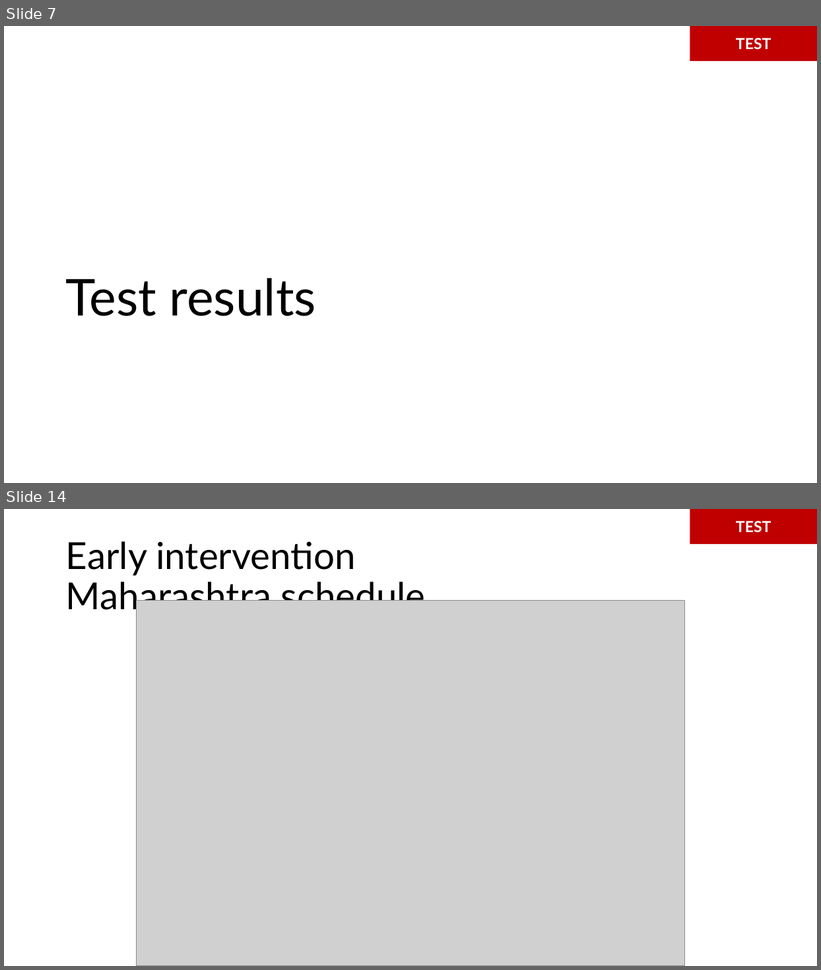
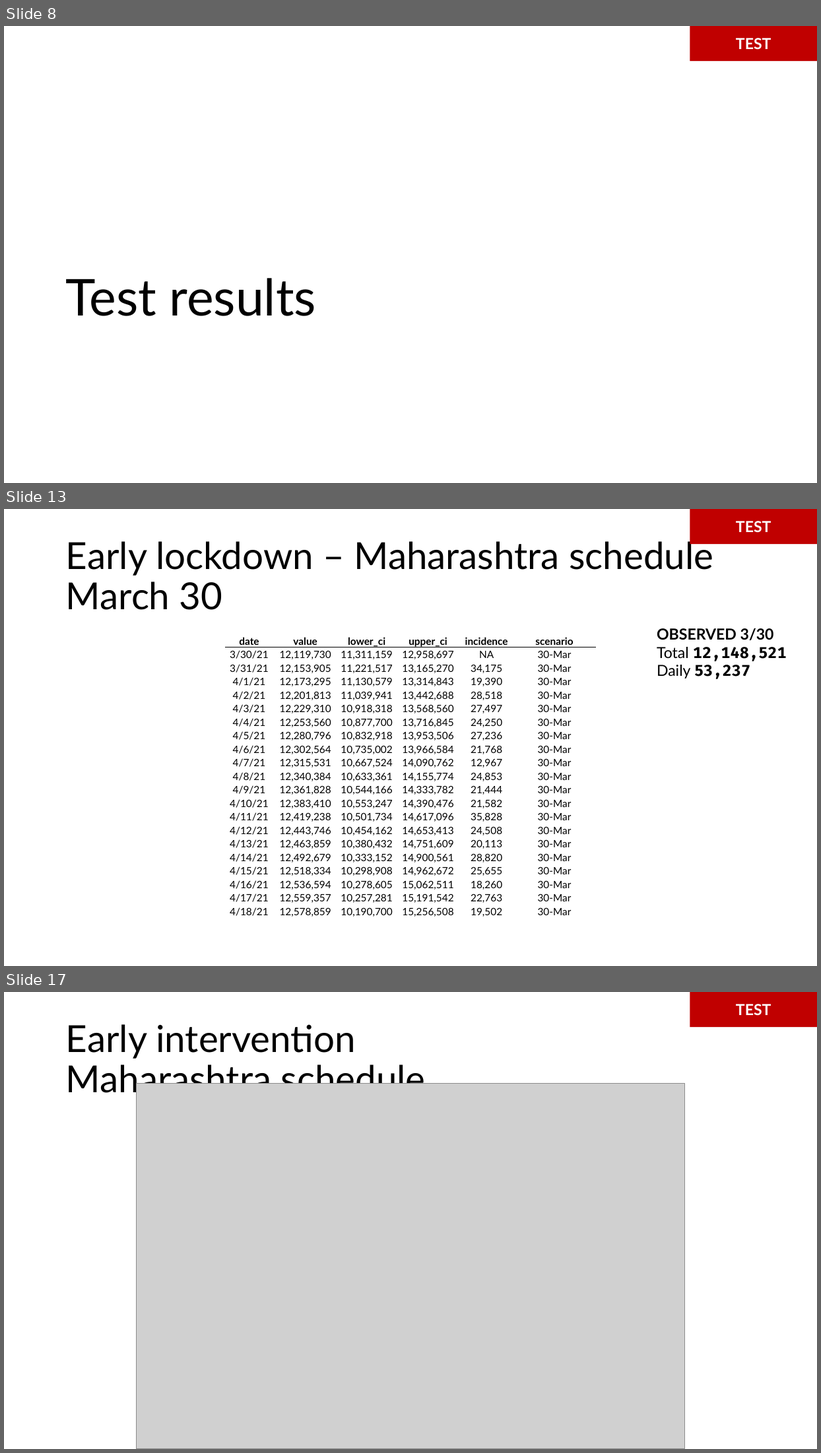
Before and after one commit to maxsal/science_revision, a slide deck: slides/meeting_20210820.pptx. Shown one above the other, each under a label of ours: slides 7 and 14 before the commit, slides 8, 13 and 17 after it; the slides between them are not shown. The pictures are 821x970 and 821x1453 pixels, drawn with LibreOffice and Linux fonts; fonts in the diff are those of the drawing; grey boxes stand for pictures. Boxes give left, top, right and bottom in pixels: in the first picture for what was removed or moved away, otherwise in the second. Text is boxed around its words. In the diff, an @@ line names an element or a change of style, - is before the commit and + after.

```diff
--- a/slides/meeting_20210820.pptx
+++ b/slides/meeting_20210820.pptx
@@ slide 13 added at (x1=4, y1=509, x2=817, y2=966), background #FFFFFF @@
@@ rectangle added at (x1=690, y1=509, x2=817, y2=545), fill #C00000, 18 pt, text #FFFFFF, bold @@
+TEST
@@ title added at (x1=66, y1=537, x2=714, y2=610), 44 pt, text #000000 @@
+Early lockdown – Maharashtra schedule
+March 30
@@ table added at (x1=225, y1=634, x2=595, y2=920), 21 rows, 6 columns @@
+date | value | lower_ci | upper_ci | incidence | scenario
+3/30/21 | 12,119,730 | 11,311,159 | 12,958,697 | NA | 30-Mar
+3/31/21 | 12,153,905 | 11,221,517 | 13,165,270 | 34,175 | 30-Mar
+4/1/21 | 12,173,295 | 11,130,579 | 13,314,843 | 19,390 | 30-Mar
+4/2/21 | 12,201,813 | 11,039,941 | 13,442,688 | 28,518 | 30-Mar
+4/3/21 | 12,229,310 | 10,918,318 | 13,568,560 | 27,497 | 30-Mar
+4/4/21 | 12,253,560 | 10,877,700 | 13,716,845 | 24,250 | 30-Mar
+4/5/21 | 12,280,796 | 10,832,918 | 13,953,506 | 27,236 | 30-Mar
+4/6/21 | 12,302,564 | 10,735,002 | 13,966,584 | 21,768 | 30-Mar
+4/7/21 | 12,315,531 | 10,667,524 | 14,090,762 | 12,967 | 30-Mar
+4/8/21 | 12,340,384 | 10,633,361 | 14,155,774 | 24,853 | 30-Mar
+4/9/21 | 12,361,828 | 10,544,166 | 14,333,782 | 21,444 | 30-Mar
+4/10/21 | 12,383,410 | 10,553,247 | 14,390,476 | 21,582 | 30-Mar
+4/11/21 | 12,419,238 | 10,501,734 | 14,617,096 | 35,828 | 30-Mar
+4/12/21 | 12,443,746 | 10,454,162 | 14,653,413 | 24,508 | 30-Mar
+4/13/21 | 12,463,859 | 10,380,432 | 14,751,609 | 20,113 | 30-Mar
+4/14/21 | 12,492,679 | 10,333,152 | 14,900,561 | 28,820 | 30-Mar
+4/15/21 | 12,518,334 | 10,298,908 | 14,962,672 | 25,655 | 30-Mar
+4/16/21 | 12,536,594 | 10,278,605 | 15,062,511 | 18,260 | 30-Mar
+4/17/21 | 12,559,357 | 10,257,281 | 15,191,542 | 22,763 | 30-Mar
+4/18/21 | 12,578,859 | 10,190,700 | 15,256,508 | 19,502 | 30-Mar
@@ text added at (x1=657, y1=628, x2=787, y2=679), 18 pt, text #000000, bold @@
+OBSERVED 3/30
+Total 12,148,521
+Daily 53,237
@@ what was slide 7 is now slide 8 @@
@@ what was slide 14 is now slide 17 @@
```
Also in this commit, not shown: 9 slides changed, 2 other slides added, 2 slides removed, 5 other files.
